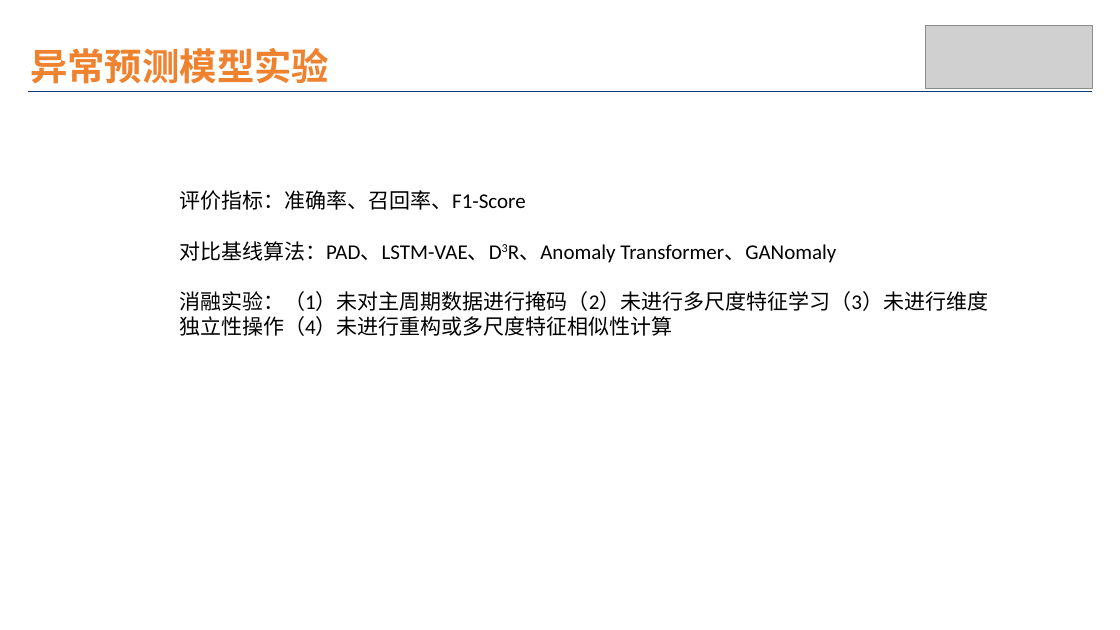
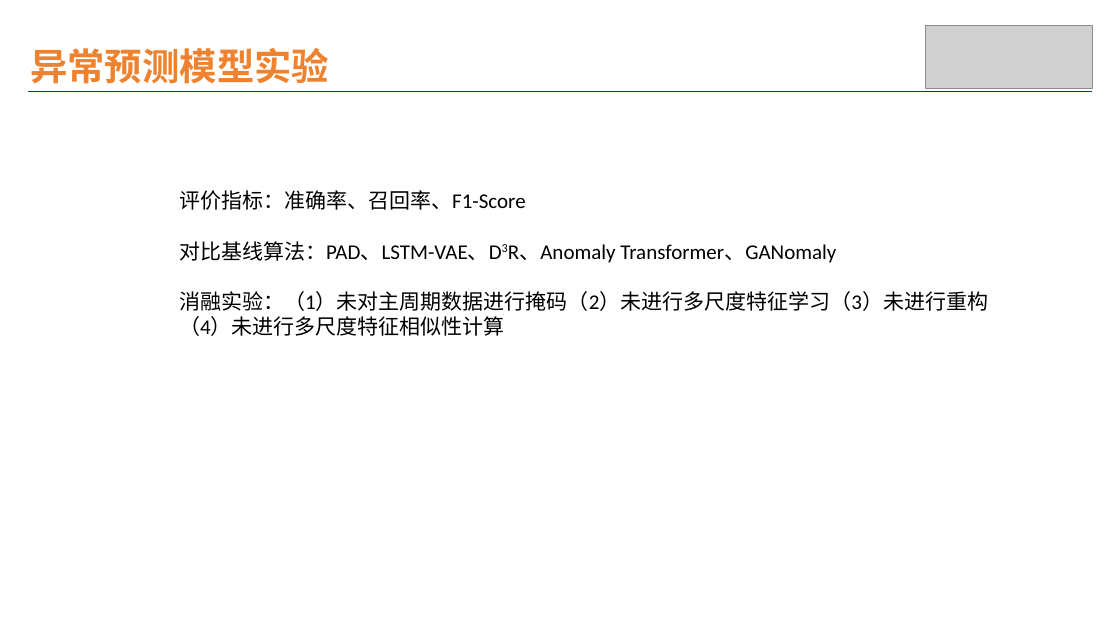
Before and after one commit to wuchenhu98/lunwen, a slide deck: slide 11 of 论文模型.pptx. Drawn at 1120x630 pixels with LibreOffice and Linux fonts; fonts in the diff are those of the drawing; grey boxes stand for pictures. Boxes give left, top, right and bottom in pixels: in the first picture for what was removed or moved away, otherwise in the second. Text is boxed around its words. In the diff, an @@ line names an element or a change of style, - is before the commit and + after.

```diff
--- a/论文模型.pptx
+++ b/论文模型.pptx
@@ text at <box>179,291,988,336</box>: text changed @@
-消融实验：（1）未对主周期数据进行掩码（2）未进行多尺度特征学习（3）未进行维度独立性操作（4）未进行重构或多尺度特征相似性计算
+消融实验：（1）未对主周期数据进行掩码（2）未进行多尺度特征学习（3）未进行重构（4）未进行多尺度特征相似性计算
```
Also in this commit, not shown: 1 other file.
